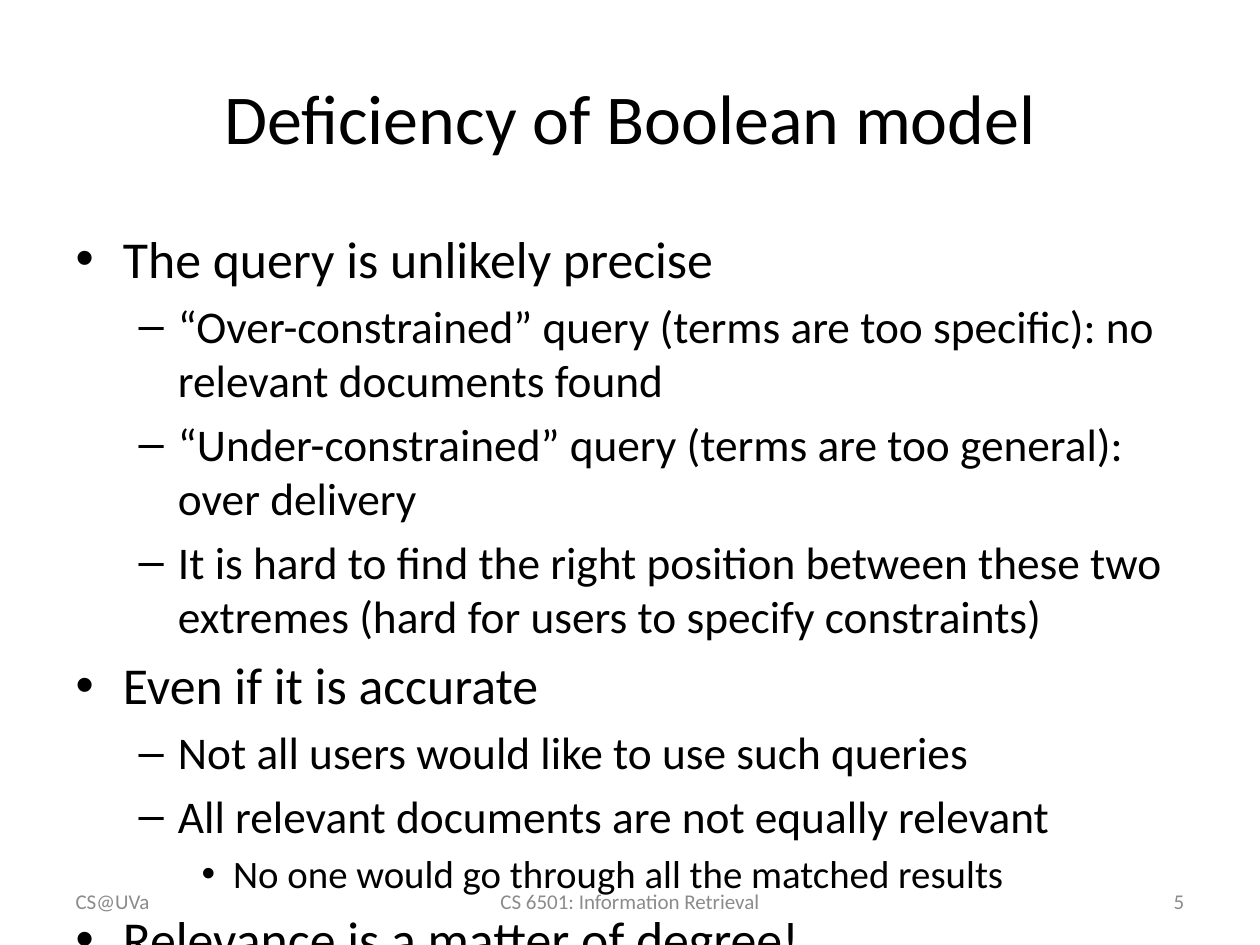
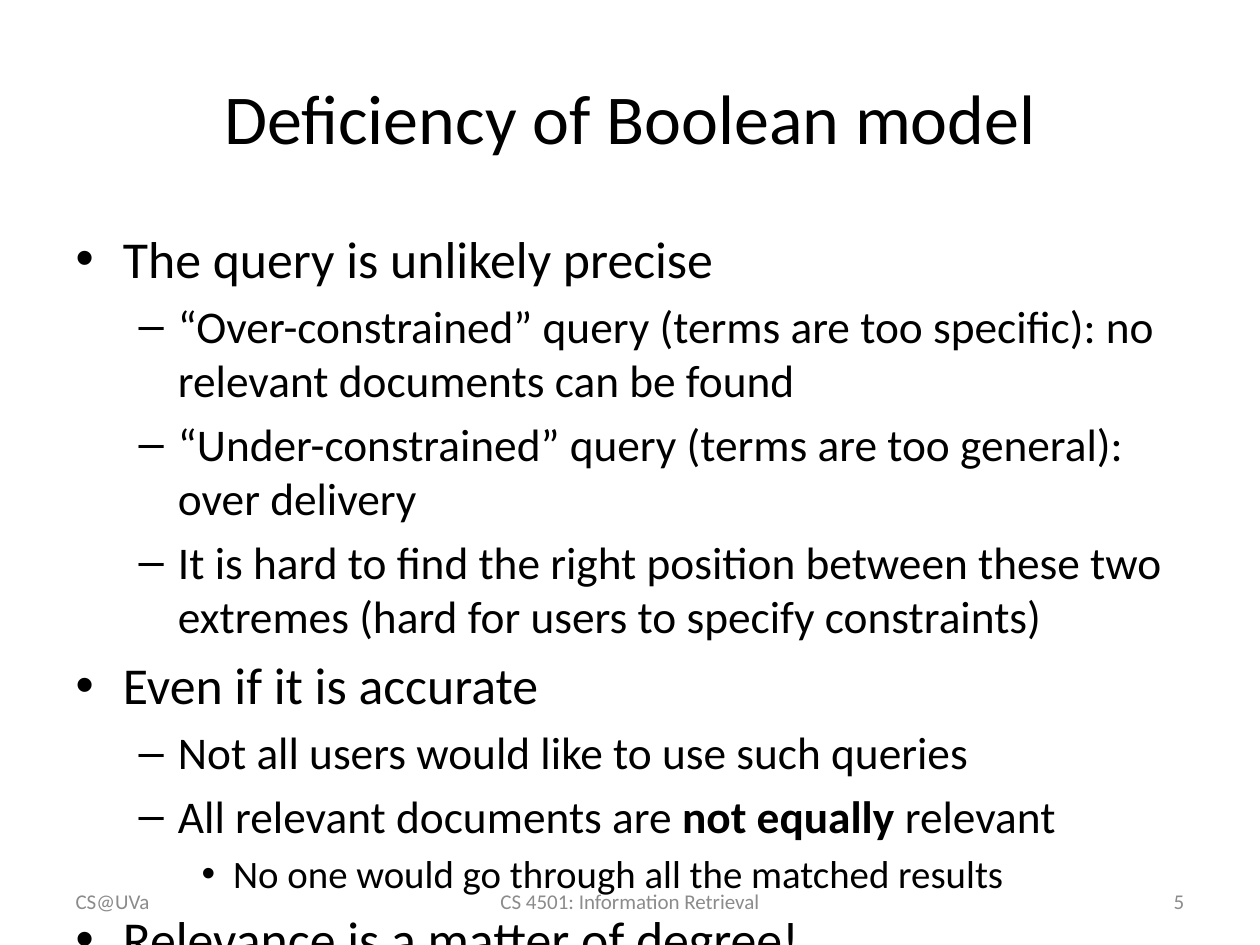
Before and after one commit to wang296/IR2015, a slide deck: slide 5 of docs/Boolean&VS model.pptx. Drawn at 1260x945 pixels with LibreOffice and Linux fonts; fonts in the diff are those of the drawing. Boxes give left, top, right and bottom in pixels: in the first picture for what was removed or moved away, otherwise in the second. Text is boxed around its words. In the diff, an @@ line names an element or a change of style, - is before the commit and + after.

Commit message:
vsm lectures

```diff
--- a/docs/Boolean&VS model.pptx
+++ b/docs/Boolean&VS model.pptx
@@ text at bbox=[178, 310, 1154, 398]: text changed @@
-  – “Over-constrained” query (terms are too specific): no relevant documents found
+  – “Over-constrained” query (terms are too specific): no relevant documents can be found
@@ text at bbox=[178, 801, 1056, 840]: bold on in "not equally" @@
@@ text at bbox=[500, 891, 759, 909]: text changed @@
-CS 6501: Information Retrieval
+CS 4501: Information Retrieval
```
Also in this commit, not shown: 32 other slides changed, 2 slides added, 5 other files.
